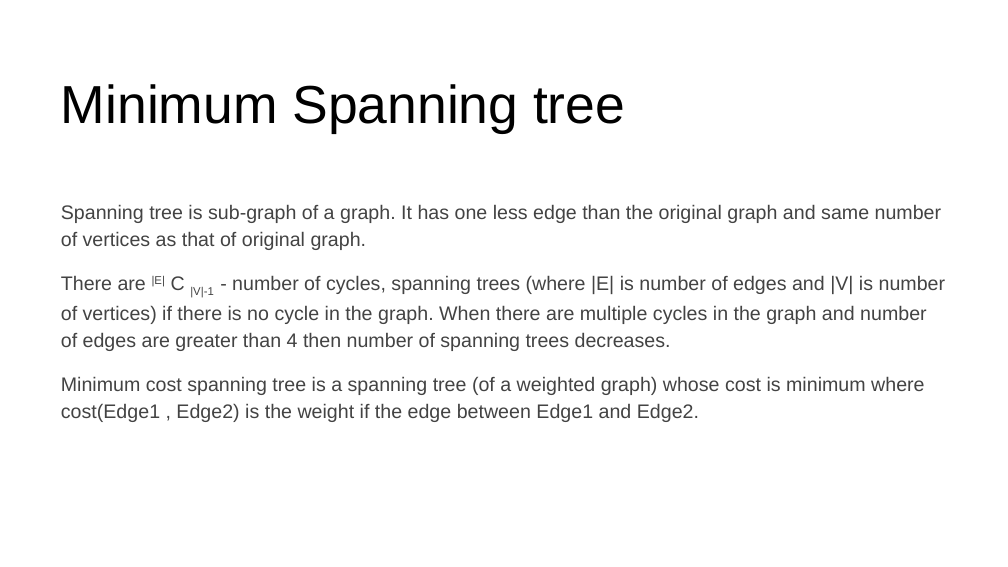
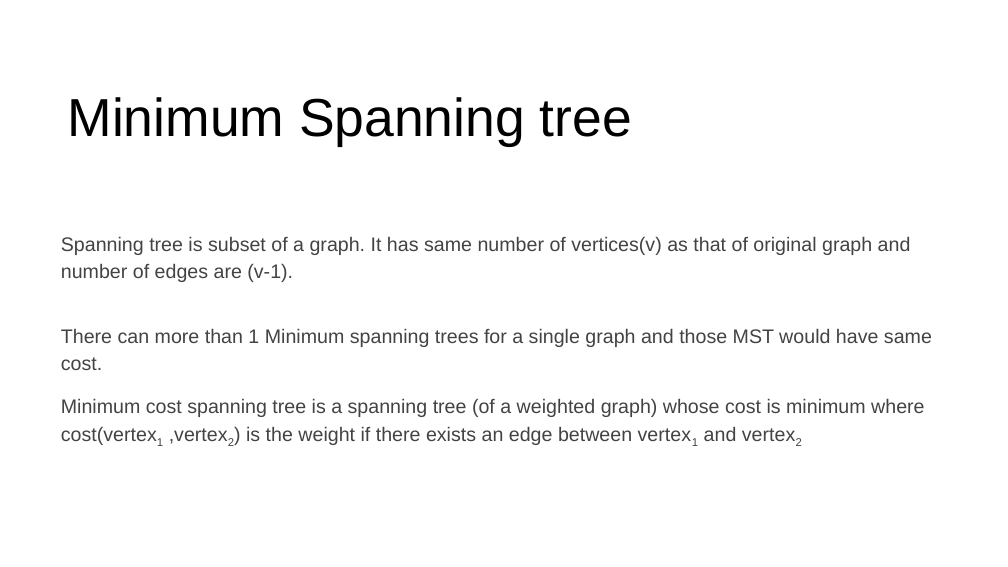
Before and after one commit to divy3011/daa_assignment, a slide deck: slide 3 of Assignment-06/Assignment_6.pptx. Drawn at 1008x567 pixels with LibreOffice and Linux fonts; fonts in the diff are those of the drawing. Boxes give left, top, right and bottom in pixels: in the first picture for what was removed or moved away, otherwise in the second. Text is boxed around its words. In the diff, an @@ line names an element or a change of style, - is before the commit and + after.

Commit message:
Changes in slide 3, code added with 3 Testcases, all TC have the minimum cost calculated by me

```diff
--- a/Assignment-06/Assignment_6.pptx
+++ b/Assignment-06/Assignment_6.pptx
@@ title "Minimum Spanning tree": place and size @@
-title "Minimum Spanning tree" at <box>61,84,625,133</box>
+title "Minimum Spanning tree" at <box>68,97,632,146</box>
@@ text at <box>61,236,932,445</box>: text changed @@
-Spanning tree is sub-graph of a graph. It has one less edge than the original graph and same number of vertices as that of original graph.
-There are |E| C |V|-1 - number of cycles, spanning trees (where |E| is number of edges and |V| is number of vertices) if there is no cycle in the graph. When there are multiple cycles in the graph and number of edges are greater than 4 then number of spanning trees decreases.
-Minimum cost spanning tree is a spanning tree (of a weighted graph) whose cost is minimum where cost(Edge1 , Edge2) is the weight if the edge between Edge1 and Edge2.
+Spanning tree is subset of a graph. It has same number of vertices(v) as that of original graph and number of edges are (v-1).
+There can more than 1 Minimum spanning trees for a single graph and those MST would have same cost.
+Minimum cost spanning tree is a spanning tree (of a weighted graph) whose cost is minimum where cost(vertex1 ,vertex2) is the weight if there exists an edge between vertex1 and vertex2
```
Also in this commit, not shown: 5 other files.
